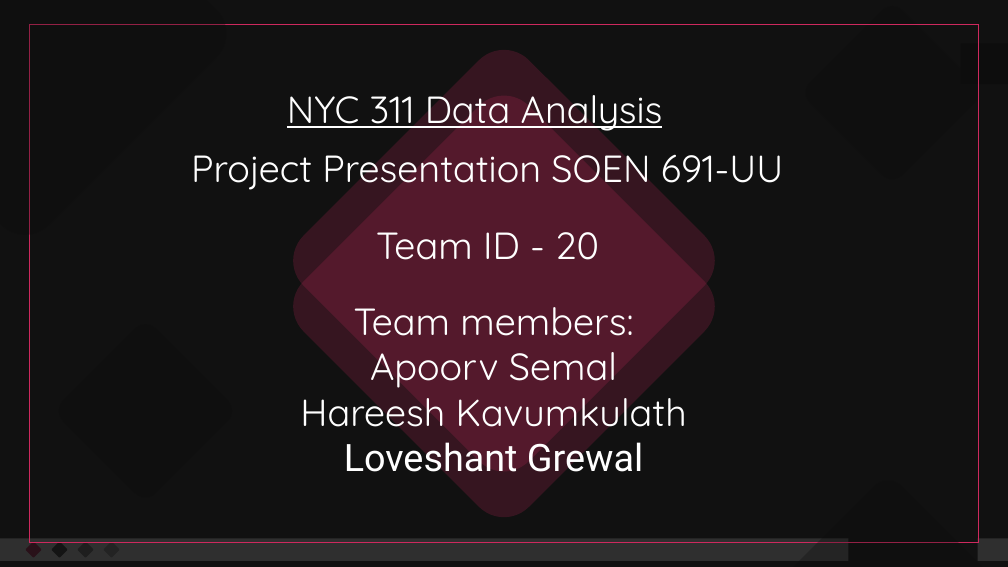
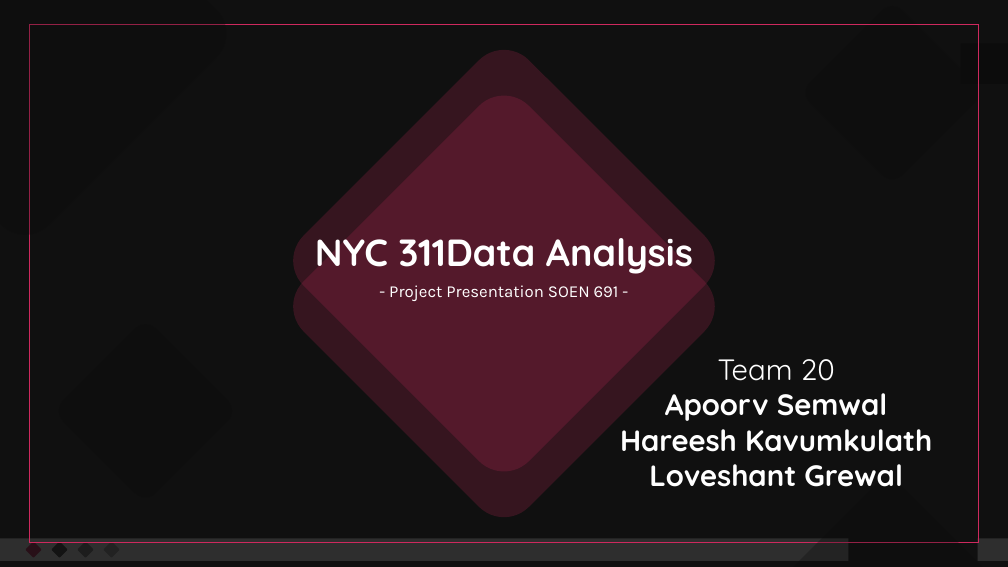
Before and after one commit to hareeshkavumkulath/BigdataAnalytics, a slide deck: slide 1 of Presentation/Presentation.pptx. Drawn at 1008x567 pixels with LibreOffice and Linux fonts; fonts in the diff are those of the drawing; background and template pictures are left out; a plain dark background stands for a picture behind light text. Boxes give left, top, right and bottom in pixels: in the first picture for what was removed or moved away, otherwise in the second. Text is boxed around its words. In the diff, an @@ line names an element or a change of style, - is before the commit and + after.

Commit message:
Presentation updated.

```diff
--- a/Presentation/Presentation.pptx
+++ b/Presentation/Presentation.pptx
@@ rectangle at bbox=[0, 0, 1008, 567]: fill #0D0D0D at 85% opacity to #0C0C0C at 85% opacity @@
@@ freeform shape at bbox=[0, 0, 227, 235]: fill #0D0D0D at 30% opacity to #0C0C0C at 30% opacity @@
@@ text removed at bbox=[287, 95, 663, 131] @@
-NYC 311 Data Analysis
@@ text added at bbox=[315, 238, 693, 274], 36 pt, text #FFFFFF, bold @@
+NYC 311Data Analysis
@@ text removed at bbox=[376, 232, 599, 260] @@
-Team ID - 20
@@ text at bbox=[389, 285, 619, 301]: text changed; size 36 to 16 pt; font Quicksand to Karla @@
-Project Presentation SOEN 691-UU
+- Project Presentation SOEN 691 -
@@ text "Team 20": place and size @@
-text "Team 20" at bbox=[300, 307, 687, 472]
+text "Team 20" at bbox=[620, 359, 932, 487]
@@ text at bbox=[665, 359, 888, 421]: text changed; size 36 to 28 pt; bold on @@
-Team members:
-Apoorv Semal
+Team 20
+Apoorv Semwal
@@ text at bbox=[620, 420, 932, 487]: size 36 to 28 pt, bold on in "Hareesh Kavumkulath", "Loveshant Grewal"; font Roboto to Quicksand in "Loveshant Grewal" @@
@@ freeform shape at bbox=[793, 480, 983, 567]: fill #0D0D0D at 30% opacity to #0C0C0C at 30% opacity @@
```
Also in this commit, not shown: 9 other slides changed, 18 slides added, 7 slides removed, 2 other files.
